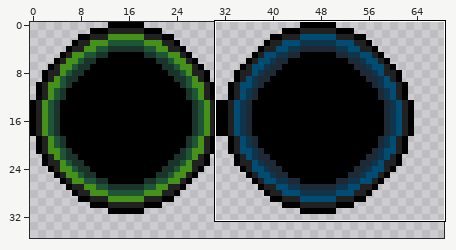
Sprite sheet, stored at media/placeholder-portal.png. Above, an overview of the earlier version with the close-up marked.
Close-up. Before the commit:
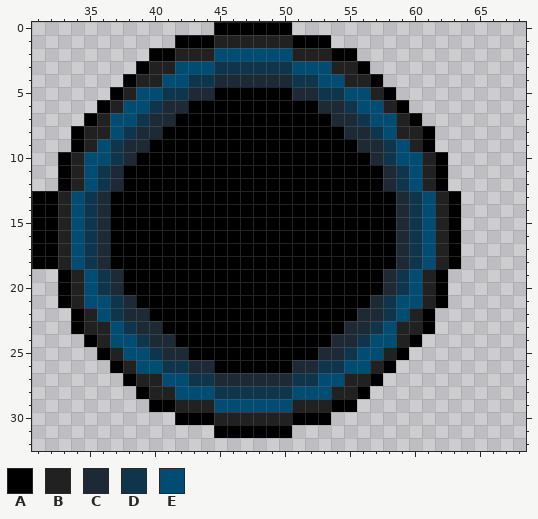
The file is 128x96 pixels. Shown: x 31..68, y 0..32. The wide view leaves out empty margins.
Palette (. is transparent): A #000000  B #212121  C #1e2936  D #0e354b  E #004c73
Pixels before, first column x 31:
 0 ..............AAAAAA.............
 1 ...........AAABBBBBBAAA..........
 2 .........AABBBEEEEEEBBBAA........
 3 ........ABBEEEDDDDDDEEEBBA.......
 4 .......ABBEEDDCCCCCCDDEEBBA......
 5 ......ABEEDDCCAAAAAACCDDEEBA.....
 6 .....ABEEDCCAAAAAAAAAACCDEEBA....
 7 ....ABEEDCCAAAAAAAAAAAACCDEEBA...
 8 ...ABBEDCCAAAAAAAAAAAAAACCDEBBA..
 9 ...ABEDCCAAAAAAAAAAAAAAAACCDEBA..
10 ..ABEEDCAAAAAAAAAAAAAAAAAACDEEBA.
11 ..ABEDCAAAAAAAAAAAAAAAAAAAACDEBA.
12 ..ABEDCAAAAAAAAAAAAAAAAAAAACDEBA.
13 AABEDCAAAAAAAAAAAAAAAAAAAAAACDEBA
14 AABEDCAAAAAAAAAAAAAAAAAAAAAACDEBA
15 AABEDCAAAAAAAAAAAAAAAAAAAAAACDEBA
16 AABEDCAAAAAAAAAAAAAAAAAAAAAACDEBA
17 AABEDCAAAAAAAAAAAAAAAAAAAAAACDEBA
18 AABEDCAAAAAAAAAAAAAAAAAAAAAACDEBA
19 ..ABEDCAAAAAAAAAAAAAAAAAAAACDEBA.
20 ..ABEDCAAAAAAAAAAAAAAAAAAAACDEBA.
21 ..ABEEDCAAAAAAAAAAAAAAAAAACDEEBA.
22 ...ABEDCCAAAAAAAAAAAAAAAACCDEBA..
23 ...ABBEDCCAAAAAAAAAAAAAACCDEBBA..
24 ....ABEEDCCAAAAAAAAAAAACCDEEBA...
25 .....ABEEDCCAAAAAAAAAACCDEEBA....
26 ......ABEEDDCCAAAAAACCDDEEBA.....
27 .......ABBEEDDCCCCCCDDEEBBA......
28 ........ABBEEEDDDDDDEEEBBA.......
29 .........AABBBEEEEEEBBBAA........
30 ...........AAABBBBBBAAA..........
31 ..............AAAAAA.............
After the commit:
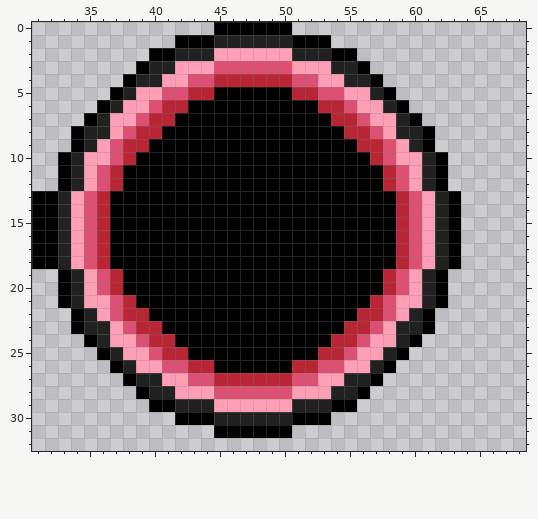
Change:
colour C: #1e2936 -> #b82535
colour D: #0e354b -> #dc5173
colour E: #004c73 -> #ff9fb6
